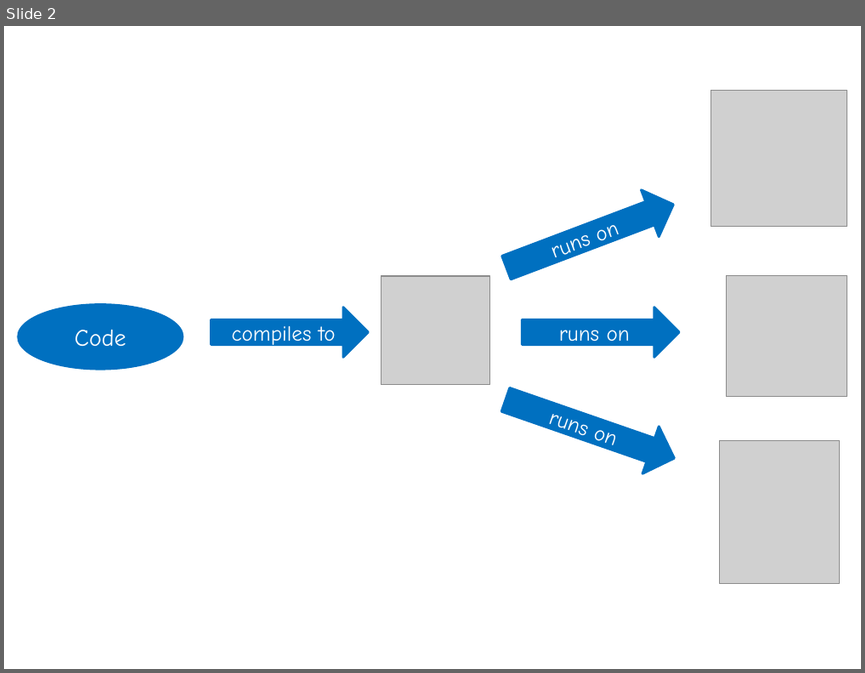
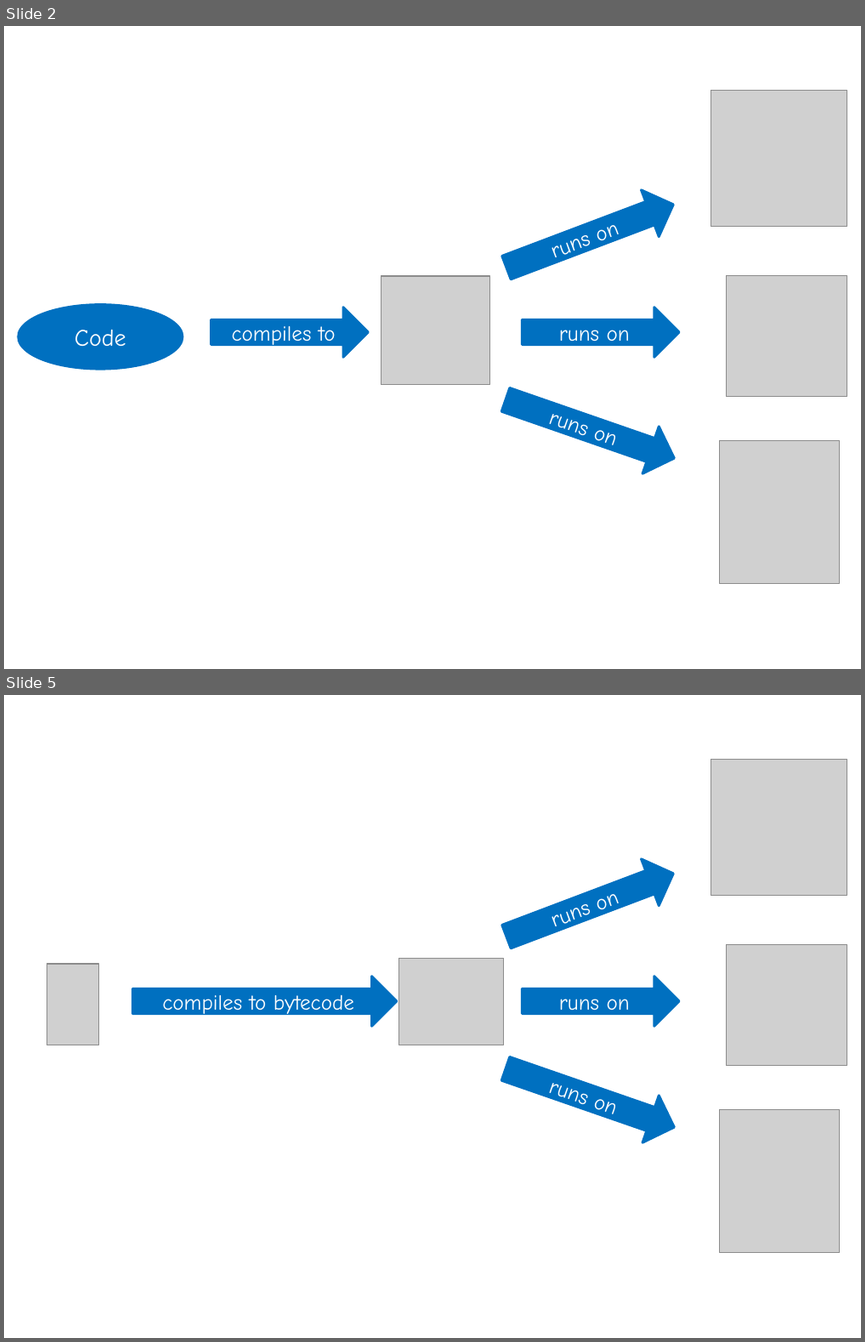
Before and after one commit to agilesteel/Papers, a slide deck: ScalaLecture/source/resources/Graphics.pptx. Shown one above the other, each under a label of ours: slide 2 before the commit, slides 2 and 5 after it; the slides between them are not shown. The pictures are 865x673 and 865x1342 pixels, drawn with LibreOffice and Linux fonts; fonts in the diff are those of the drawing; grey boxes stand for pictures. Boxes give left, top, right and bottom in pixels: in the first picture for what was removed or moved away, otherwise in the second. Text is boxed around its words. In the diff, an @@ line names an element or a change of style, - is before the commit and + after.

```diff
--- a/ScalaLecture/source/resources/Graphics.pptx
+++ b/ScalaLecture/source/resources/Graphics.pptx
@@ slide 5 added at <box>4,695,861,1338</box>, background #FFFFFF @@
@@ picture added at <box>711,760,847,896</box> @@
@@ right arrow added at <box>498,851,682,959</box>, fill #0070C0, outline #0070C0 2 pt, 18 pt, text #FFFFFF @@
+runs on
@@ picture added at <box>726,945,847,1066</box> @@
@@ picture added at <box>46,964,98,1045</box> @@
@@ picture added at <box>399,958,505,1044</box> @@
@@ right arrow added at <box>132,976,397,1026</box>, fill #0070C0, outline #0070C0 2 pt, 18 pt, text #FFFFFF @@
+compiles to bytecode
@@ right arrow added at <box>522,976,679,1026</box>, fill #0070C0, outline #0070C0 2 pt, 18 pt, text #FFFFFF @@
+runs on
@@ right arrow added at <box>498,1045,682,1151</box>, fill #0070C0, outline #0070C0 2 pt, 18 pt, text #FFFFFF @@
+runs on
@@ picture added at <box>720,1109,840,1252</box> @@
```
Also in this commit, not shown: 2 other slides added, 9 other files.
